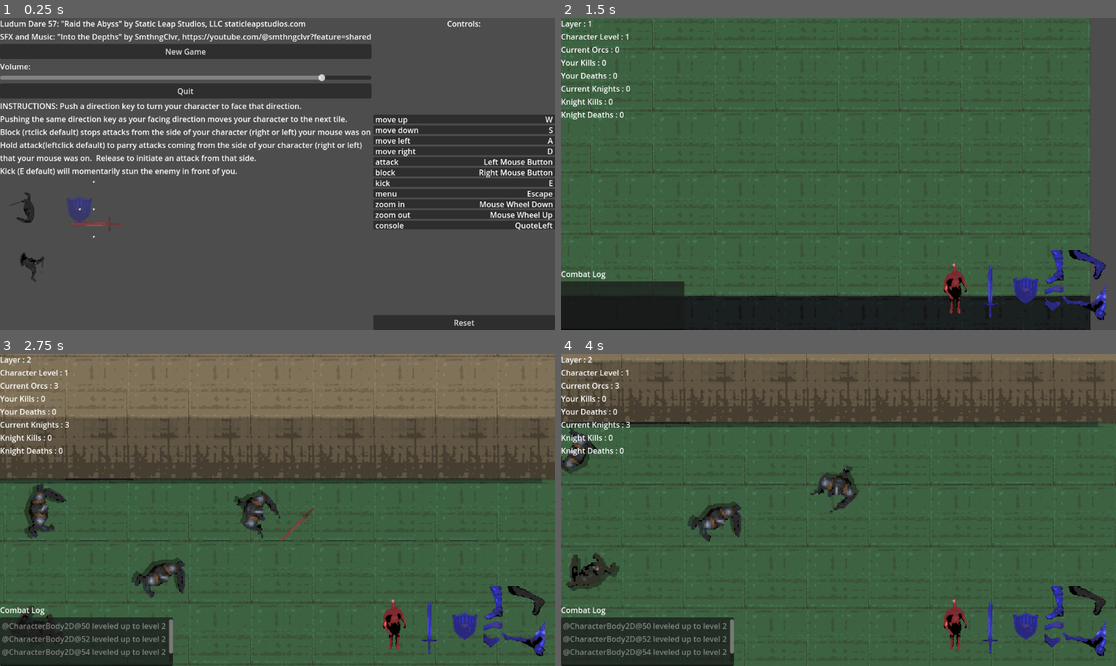
Above: before the commit, frames 1-4 (two rows, left to right).
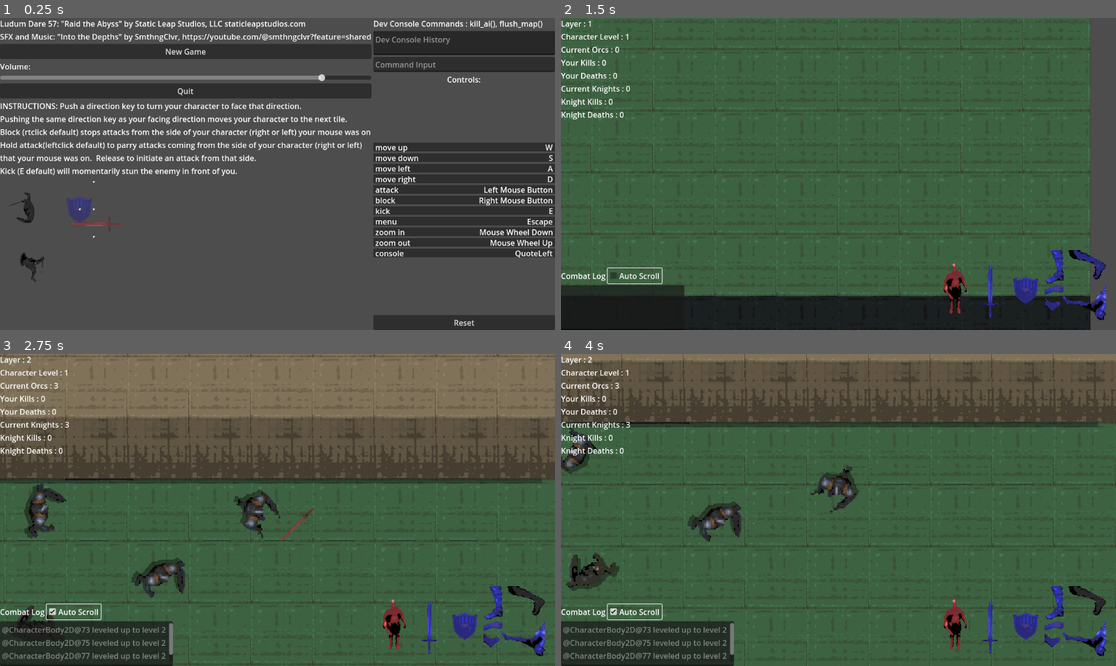
Above: after the commit, the same moments.

Repository: emergencemory/Raid-the-Abyss-LD57Game
Game: Godot game, scene res://globals/game.tscn
Two runs of this game, one before a commit and one after it. Both use one fixed random seed, a clock stepped at 60 frames per second and the inputs below.
Inputs (mouse positions are in pixels of both pictures, inside the frame that each line leads up to):
- Up to frame 1 (0.25 s): no input
- Up to frame 2 (1.5 s): click "New Game" at 0.5 s; click (633, 276) at 1.25 s, where only the run after the commit has a clickable "Auto Scroll"
- Up to frame 3 (2.75 s): tap Enter at 2 s; move the mouse to (399, 494) at 2.02 s; press the mouse at (399, 494) at 2.03 s; hold D (move right) from 2.03 s (still down)
- Up to frame 4 (4 s): move the mouse to (727, 525) at 2.77 s; release D (move right) at 2.78 s; release the mouse at (727, 525) at 2.78 s; hold S (move down) 2.78-3.53 s; right-click (727, 525) at 2.85 s; move the mouse to (894, 441) at 3.52 s; hold D (move right) from 3.53 s (still down); hold E (kick) from 3.53 s (still down)

The runs differ from the first frame. In frame 1, 13% of the frame differs, in the area x 67-100%, y 0-77%; in frame 2, 0.5%; in frame 3, 2.0%; in frame 4, 2.0%.

Commit message:
console commands and auto scroll
kill_ai() if cant find the last orcs in the wave, flush_map() if it get's totally blocked off

Diff:
--- a/globals/GameManager.gd
+++ b/globals/GameManager.gd
@@ -9,6 +9,7 @@
 var menu
 var map
 var match_manager
+
 
 #TODO console commands to kill all and nuke tilemap
 
@@ -51,6 +52,12 @@
 			menu.hide()
 		else:
 			menu.show()
+	elif event.is_action_pressed("console"):
+		if menu.dev_console.visible:
+			menu.dev_console.hide()
+		else:
+			menu.show()
+			menu.dev_console.show()
 
 func quit() -> void:
 	get_tree().quit()
--- a/globals/MessageBus.gd
+++ b/globals/MessageBus.gd
@@ -10,3 +10,5 @@
 signal player_move(player_pos)
 signal leveled_up(character : CharacterBody2D, level: int)
 signal request_reinforcements(team: String)
+signal console_kill_ai
+signal console_flush_map
--- a/map/map.tscn
+++ b/map/map.tscn
@@ -25,6 +25,7 @@
 [sub_resource type="TileSetAtlasSource" id="TileSetAtlasSource_112ik"]
 texture = ExtResource("4_e8e5r")
 texture_region_size = Vector2i(512, 512)
+use_texture_padding = false
 0:0/0 = 0
 
 [sub_resource type="TileSet" id="TileSet_i5grx"]
--- a/map/map_manager.gd
+++ b/map/map_manager.gd
@@ -22,11 +22,26 @@
 func _ready() -> void:
 	SignalBus.health_signal.connect(spawn_blood)
 	SignalBus.player_move.connect(generate_chunk)
+	SignalBus.console_flush_map.connect(_on_flush_map)
 	# Configure FastNoiseLite
 	noise = FastNoiseLite.new()
 	noise.seed = randi()
 	noise.frequency = .2
 	spawn_shadows()
+
+func _on_flush_map() -> void:
+	var cliff_tiles = cliff_layer.get_used_cells()
+	var wall_tiles = wall_layer.get_used_cells()
+	var ground_tiles = ground_layer.get_used_cells()
+	var shadow_tiles = shadow_layer.get_used_cells()
+	for tile in shadow_tiles:
+		shadow_layer.erase_cell(tile)
+	for tile in cliff_tiles:
+		cliff_layer.erase_cell(tile)
+	for tile in wall_tiles:
+		wall_layer.erase_cell(tile)
+	for tile in ground_tiles:
+		ground_layer.erase_cell(tile)
 
 func spawn_shadows() -> void:
 	var wall_tiles = wall_layer.get_used_cells()
--- a/map/match_manager.gd
+++ b/map/match_manager.gd
@@ -32,7 +32,22 @@
 	player_controller.add_child(hud)
 	SignalBus.health_signal.connect(hud._on_health_changed)
 	SignalBus.request_reinforcements.connect(spawn_ai)
+	SignalBus.console_kill_ai.connect(_on_console_kill_ai)
 	get_tree().create_timer(1.0).timeout.connect(spawn_player)
+
+func _on_console_kill_ai() -> void:
+	for character in get_tree().get_nodes_in_group("ai"):
+		if character != null and not character.is_queued_for_deletion():
+			print("Killing AI: ", character.name)
+			if character.is_in_group("orc"):
+				current_orcs -= 1
+			elif character.is_in_group("knight"):
+				current_knights -= 1
+			character.queue_free()
+		else:
+			print("Invalid character for deletion")
+
+	update_hud()
 
 func spawn_player() -> void:
 	player = character_scene.instantiate()
--- a/ui/hud.gd
+++ b/ui/hud.gd
@@ -17,15 +17,18 @@
 @onready var _log: TextEdit = $CombatLog/Log
 @onready var sub_viewport: SubViewport = $MinimapContainer/SubViewport
 @onready var level: Label = $Progress/Level
+@onready var check_box: CheckBox = $CombatLog/LabelContainer/CheckBox
 
 var attack_cooldown: float = 0.0
 var block_cooldown: float = 0.0
 var move_cooldown: float = 0.0
 var kick_cooldown: float = 0.0
+var auto_scroll: bool = true
 
 func _ready() -> void:
 	SignalBus.combat_log_entry.connect(_on_combat_log_entry)
 	SignalBus.leveled_up.connect(_on_level_up)
+	check_box.toggled.connect(_on_check_box_toggled)
 
 func _on_level_up(character: CharacterBody2D, _level: int) -> void:
 	_log.text += character.name + " leveled up to level " + str(_level) + "\n"
@@ -33,11 +36,19 @@
 		_on_health_changed(character.current_health, character.base_health, character)
 		level.text = "Character Level : " + str(_level)
 
-
+func _on_check_box_toggled() -> void:
+	if check_box.toggled_on:
+		auto_scroll = true
+		_log.scroll_vertical = _log.get_line_count()
+	else:
+		auto_scroll = false
 
 func _on_combat_log_entry(log_entry: String) -> void:
 	_log.text += log_entry + "\n"
-	#TODO auto scroll
+	if auto_scroll:
+		_log.scroll_vertical = _log.get_line_count()
+		#print(str(_log.get_first_visible_line()), " : ", str(_log.get_line_count()), " : ", str(_log.get_visible_line_count()))
+
 
 func _on_health_changed(value: int, base_value: int, character : CharacterBody2D) -> void:
 	if character.is_player:
--- a/ui/hud.tscn
+++ b/ui/hud.tscn
@@ -144,9 +144,17 @@
 offset_right = 40.0
 grow_vertical = 0
 
-[node name="LogLabel" type="Label" parent="CombatLog"]
+[node name="LabelContainer" type="HBoxContainer" parent="CombatLog"]
+layout_mode = 2
+
+[node name="LogLabel" type="Label" parent="CombatLog/LabelContainer"]
 layout_mode = 2
 text = "Combat Log"
+
+[node name="CheckBox" type="CheckBox" parent="CombatLog/LabelContainer"]
+layout_mode = 2
+button_pressed = true
+text = "Auto Scroll"
 
 [node name="Log" type="TextEdit" parent="CombatLog"]
 layout_mode = 2
--- a/ui/menu.gd
+++ b/ui/menu.gd
@@ -2,6 +2,14 @@
 class_name Menu
 
 @onready var resume: Button = $MenuDivider/TitleScreen/MainOptions/Resume
+@onready var console_history: TextEdit = $MenuDivider/Controls/DevConsole/ConsoleHistory
+@onready var console_input: LineEdit = $MenuDivider/Controls/DevConsole/ConsoleInput
+@onready var dev_console: VBoxContainer = $MenuDivider/Controls/DevConsole
+
+var expression = Expression.new()
+
+func _ready() -> void:
+	console_input.text_submitted.connect(_on_text_submitted)
 
 func _on_start_pressed() -> void:
 	SignalBus.start_game.emit()
@@ -16,3 +24,29 @@
 
 func _on_quit_pressed() -> void:
 	SignalBus.quit_game.emit()
+
+##DevConsole
+
+func _on_text_submitted(command) -> void: #, variable_names = [], variable_values = []) -> void:
+	var was_at_bottom : bool = console_history.scroll_vertical >= console_history.get_line_count() - console_history.get_visible_line_count() - 2
+	var error = expression.parse(command)
+	if error != OK:
+		console_history.text += command + expression.get_error_text() + "\n"
+		print(expression.get_error_text())
+		scroll_to_bottom(was_at_bottom)
+		return
+	var result = expression.execute([], self)
+	if not expression.has_execute_failed():
+		console_history.text += command + str(result) + "\n"
+		scroll_to_bottom(was_at_bottom)
+
+func scroll_to_bottom(was_at_bottom: bool) -> void:
+	if was_at_bottom:
+		console_history.scroll_vertical = console_history.get_line_count() -2
+		#print(str(console_history.get_first_visible_line()), " : ", str(console_history.get_line_count()), " : ", str(console_history.get_visible_line_count()))
+
+func kill_ai():
+	SignalBus.emit_signal("console_kill_ai")
+
+func flush_map():
+	SignalBus.emit_signal("console_flush_map")
--- a/ui/menu.tscn
+++ b/ui/menu.tscn
@@ -200,6 +200,28 @@
 layout_mode = 2
 size_flags_horizontal = 3
 
+[node name="DevConsole" type="VBoxContainer" parent="MenuDivider/Controls"]
+layout_mode = 2
+
+[node name="ConsoleLabel" type="Label" parent="MenuDivider/Controls/DevConsole"]
+layout_mode = 2
+text = "Dev Console Commands : kill_ai(), flush_map()"
+
+[node name="ConsoleHistory" type="TextEdit" parent="MenuDivider/Controls/DevConsole"]
+custom_minimum_size = Vector2(0, 50)
+layout_mode = 2
+size_flags_vertical = 3
+placeholder_text = "Dev Console History"
+editable = false
+context_menu_enabled = false
+emoji_menu_enabled = false
+shortcut_keys_enabled = false
+wrap_mode = 1
+
+[node name="ConsoleInput" type="LineEdit" parent="MenuDivider/Controls/DevConsole"]
+layout_mode = 2
+placeholder_text = "Command Input"
+
 [node name="ControlsLabel" type="Label" parent="MenuDivider/Controls"]
 layout_mode = 2
 size_flags_horizontal = 4
